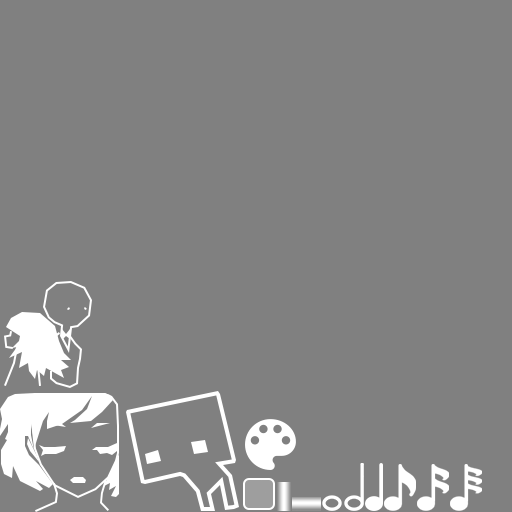
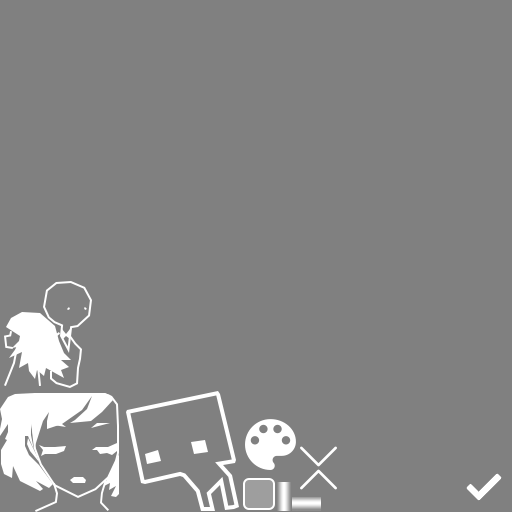
Before/after of a 512 x 512 layered artwork. What changed in the layer stack:
added layer "left-arrow" in group "组 2" over (300, 446, 337, 467)
added layer "right-arrow" in group "组 2" over (300, 469, 337, 490)
removed layer "Music Notes" from group "组 1" over (322, 463, 482, 511)
added layer "checked" in group "组 1" over (467, 474, 501, 500)
